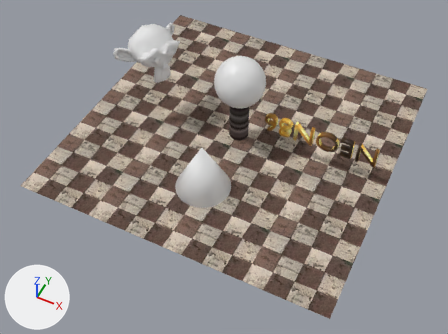
A saved change to the Blender file demos/shadowmap/scene.blend.
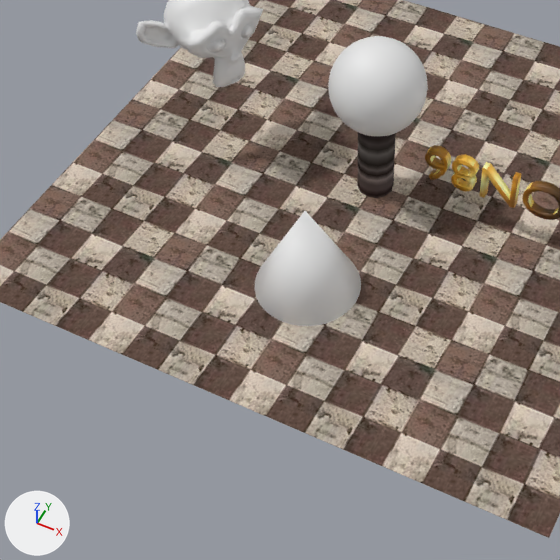
There are two pictures of each version: one whole from a 50 mm lens placed at (19.3, -42.1, 46.5), pointed at (0.9, -5.2, 0.4), one close up on the part from 9% to 75% of the width and 11% to 99% of the height. The axes (+X, +Y, +Z) are drawn at lower left. The lights are the same throughout.

The first close-up shows 'Cone', 'NEON86', 'Sphere', 'Suzanne', 'ground', 'pillar'.
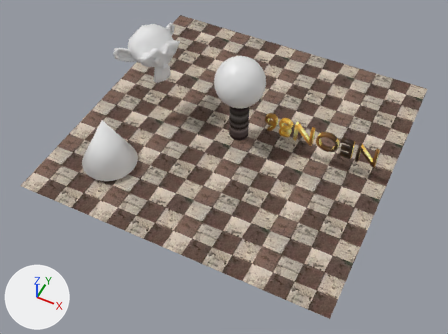
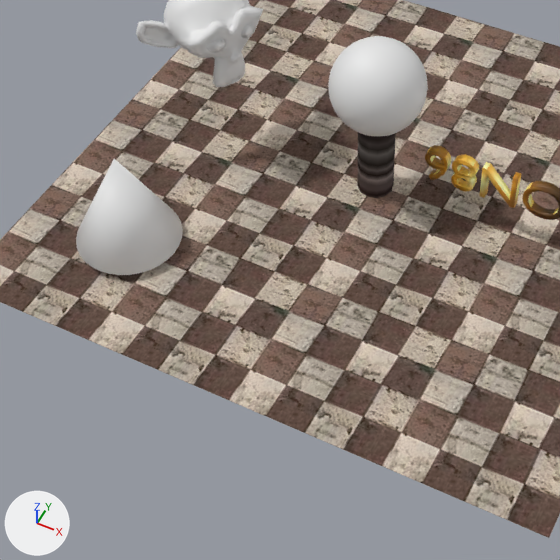
Boxes (x1, y1, x2, y2) around the edits, measured in the close-ups (560 x 560 px):
```json
{"object": "Cone", "change": "moved", "before": [254, 211, 361, 326], "after": [76, 159, 183, 275]}
```

Edits to the scene script, one JSON object a line:
```json
{"op": "set", "path": "ob_cone.location", "old": "(0.0, -8.0, 2.68)", "new": "(-9.78, -9.53, 3.24)"}
```
